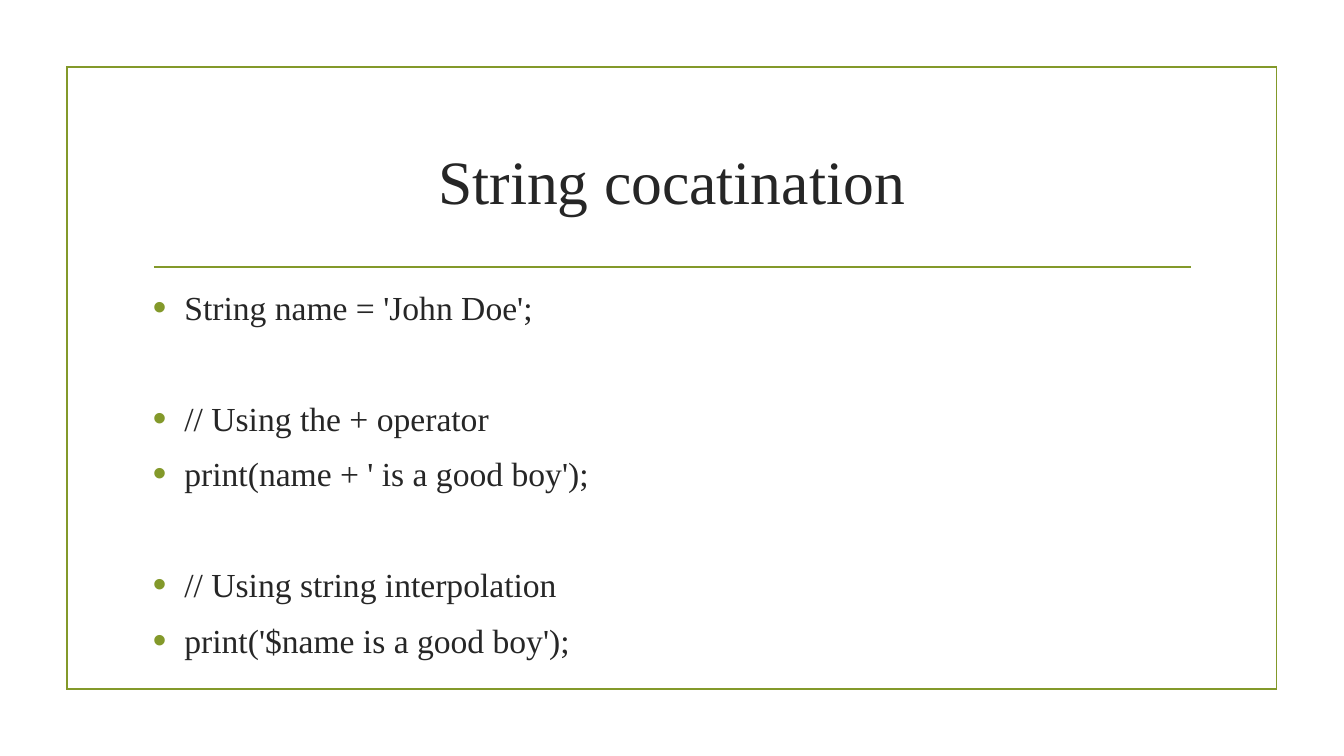
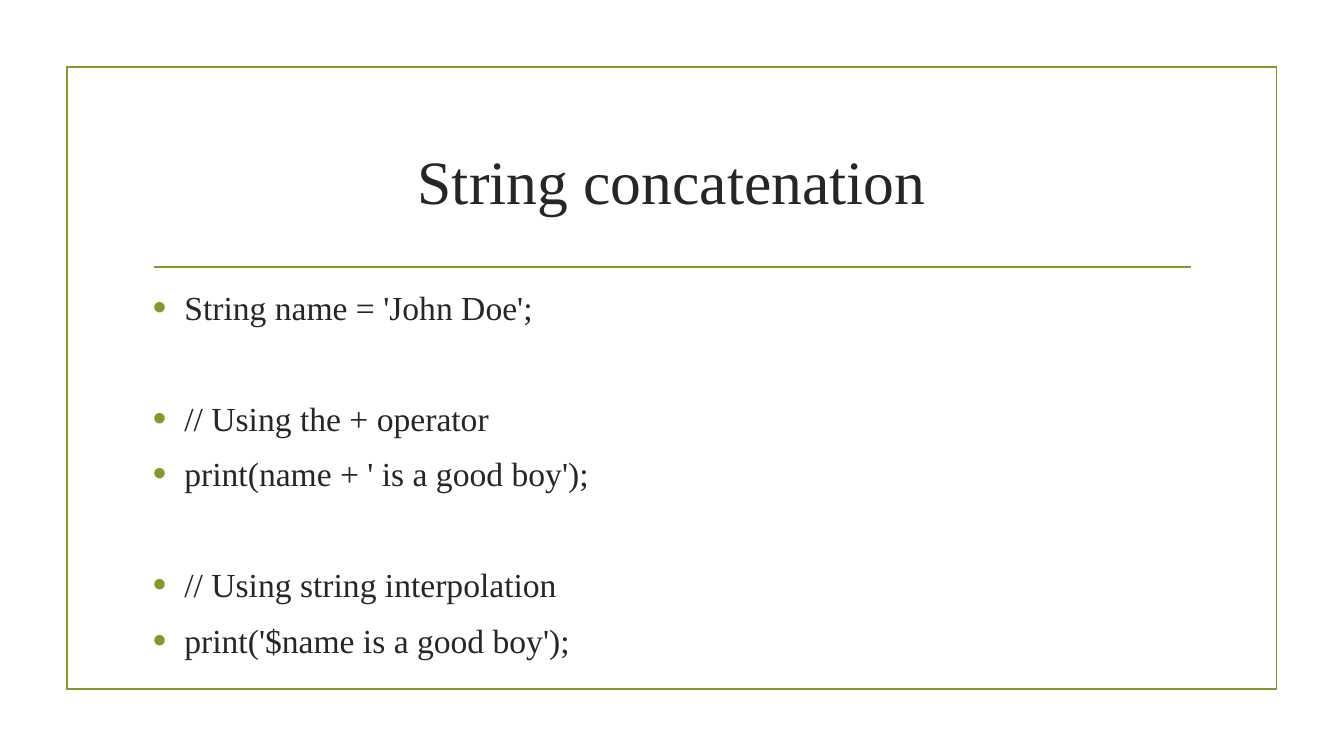
Before and after one commit to AbdifatahYasin1/Flutter-Mobile-Application, a slide deck: slide 31 of Getting Started with Dart.pptx. Drawn at 1344x756 pixels with LibreOffice and Linux fonts; fonts in the diff are those of the drawing; background and template pictures are left out. Boxes give left, top, right and bottom in pixels: in the first picture for what was removed or moved away, otherwise in the second. Text is boxed around its words. In the diff, an @@ line names an element or a change of style, - is before the commit and + after.

```diff
--- a/Getting Started with Dart.pptx
+++ b/Getting Started with Dart.pptx
@@ title at <box>418,163,926,216</box>: text changed @@
-String cocatination
+String concatenation
```
Also in this commit, not shown: 1 other slide changed.
